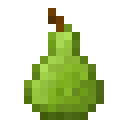
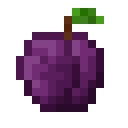
The second 128x128 image is a revision of the first. Changes to its layers:
showed "Layer 3", painted on it over left=16, top=8, right=104, bottom=112
hid "Pear" over left=24, top=8, right=104, bottom=120
